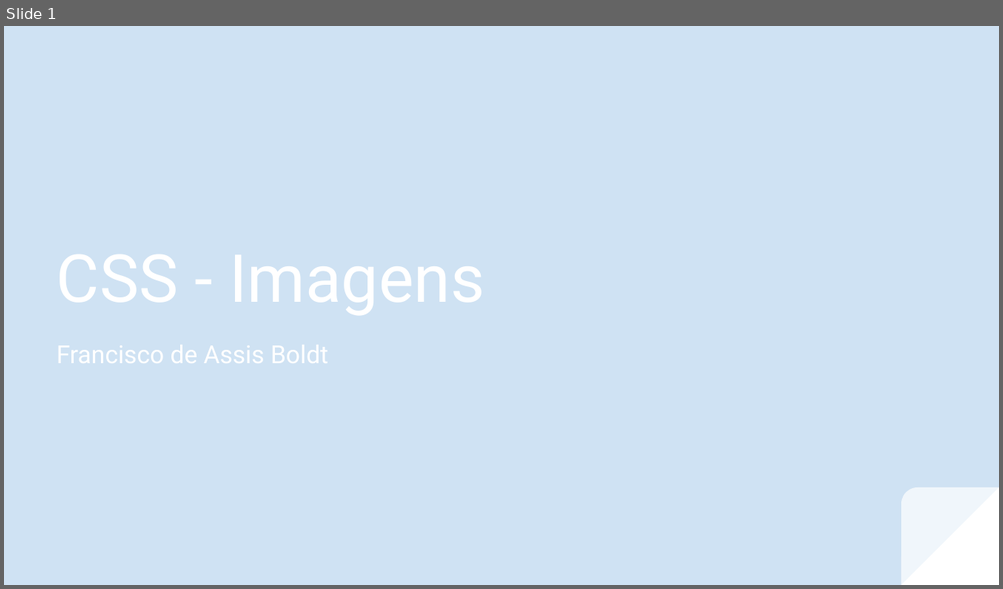
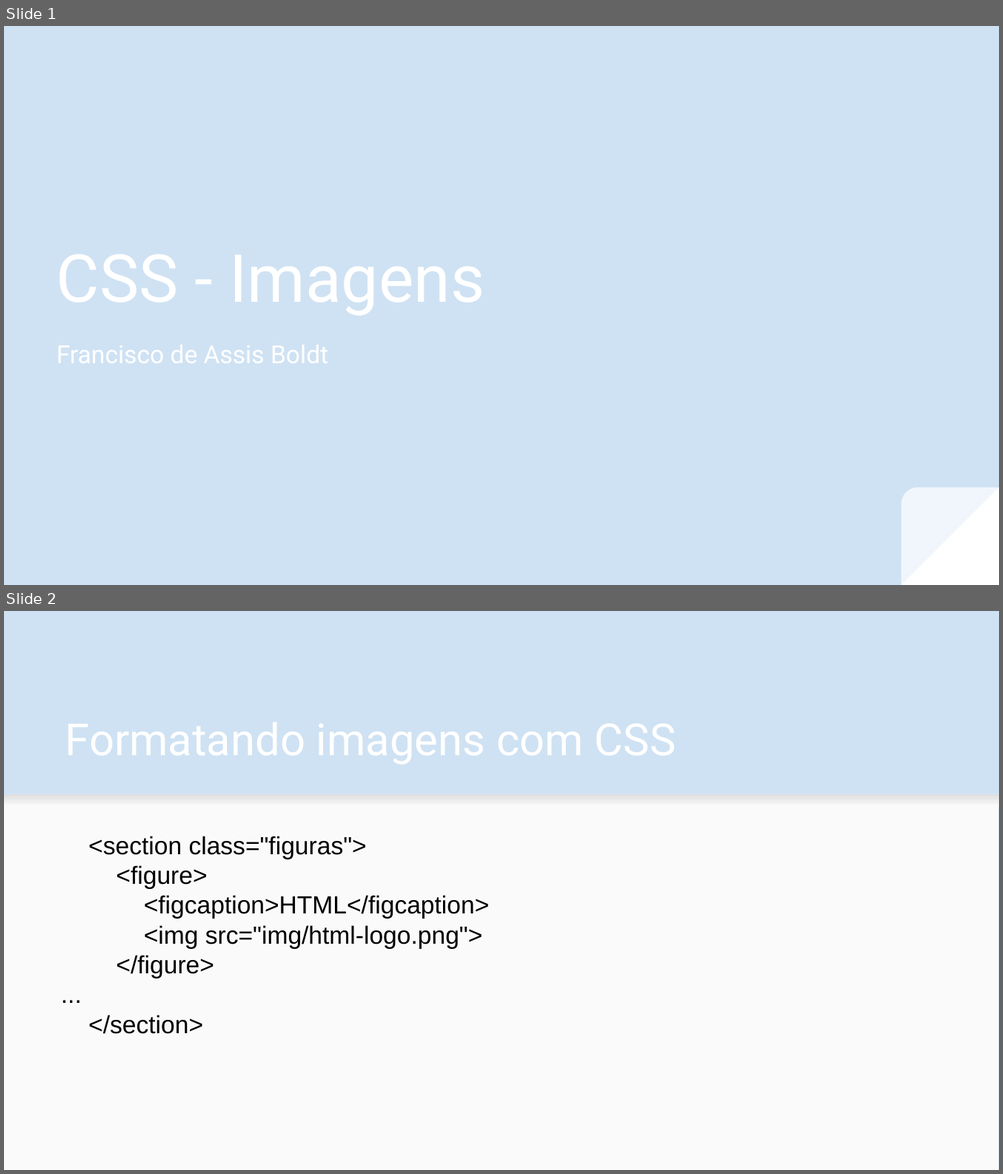
Before and after one commit to fboldt/aulasweb, a slide deck: slides/CSS - Imagens.odp. Shown one above the other, each under a label of ours: slide 1 before the commit, slides 1 and 2 after it. The pictures are 1003x589 and 1003x1174 pixels, drawn with LibreOffice and Linux fonts; fonts in the diff are those of the drawing. Boxes give left, top, right and bottom in pixels: in the first picture for what was removed or moved away, otherwise in the second. Text is boxed around its words. In the diff, an @@ line names an element or a change of style, - is before the commit and + after.

Commit message:
css imagens

```diff
--- a/slides/CSS - Imagens.odp
+++ b/slides/CSS - Imagens.odp
@@ slide 2 added at (x1=4, y1=611, x2=999, y2=1170), background #CFE2F3 @@
@@ rectangle added at (x1=4, y1=794, x2=999, y2=1170), fill #FAFAFA @@
@@ rectangle added at (x1=4, y1=794, x2=999, y2=806), fill gradient #F9F9F9 to #DEDEDE @@
@@ text added at (x1=88, y1=836, x2=489, y2=1034), 18 pt, text #000000 @@
+<section class="figuras">
+<figure>
+<figcaption>HTML</figcaption>
+<img src="img/html-logo.png">
+</figure>
+...
+</section>
```
Also in this commit, not shown: 4 other slides added, 1 slide removed, 9 other files.
